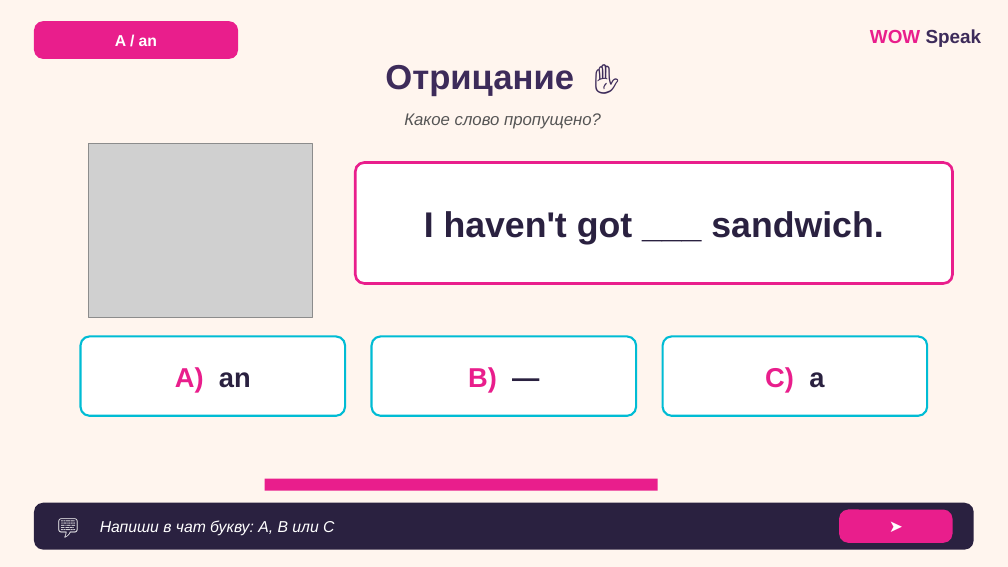
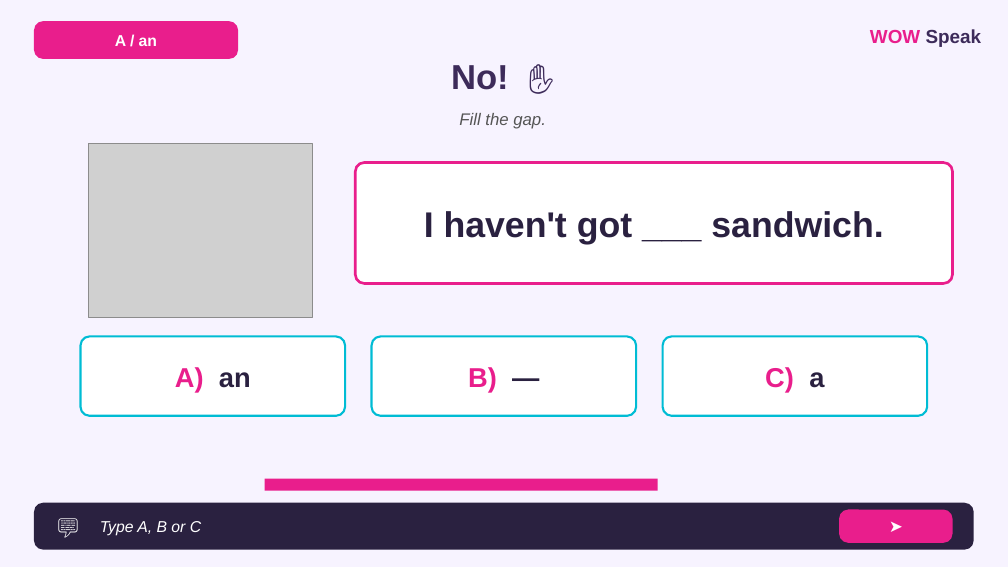
Before and after one commit to wowspeakschool-lang/classroom, a slide deck: slide 17 of vebinary/03.12_A-an/7-9/WOW_Speak_A_An_Food_7-9_LESSON.pptx (slide 16 before the commit). Drawn at 1008x567 pixels with LibreOffice and Linux fonts; fonts in the diff are those of the drawing; grey boxes stand for pictures. Boxes give left, top, right and bottom in pixels: in the first picture for what was removed or moved away, otherwise in the second. Text is boxed around its words. In the diff, an @@ line names an element or a change of style, - is before the commit and + after.

```diff
--- a/vebinary/03.12_A-an/7-9/WOW_Speak_A_An_Food_7-9_LESSON.pptx
+++ b/vebinary/03.12_A-an/7-9/WOW_Speak_A_An_Food_7-9_LESSON.pptx
@@ background #FFF5EE to #F7F3FF @@
@@ text at bbox=[451, 65, 509, 90]: text changed @@
-Отрицание ✋
+No! ✋
@@ text at bbox=[459, 113, 546, 129]: text changed @@
-Какое слово пропущено?
+Fill the gap.
@@ text at bbox=[100, 521, 201, 536]: text changed @@
-Напиши в чат букву: A, B или C
+Type A, B or C
```
Also in this commit, not shown: 19 other slides changed, 4 slides added, 3 slides removed, 9 other files.
